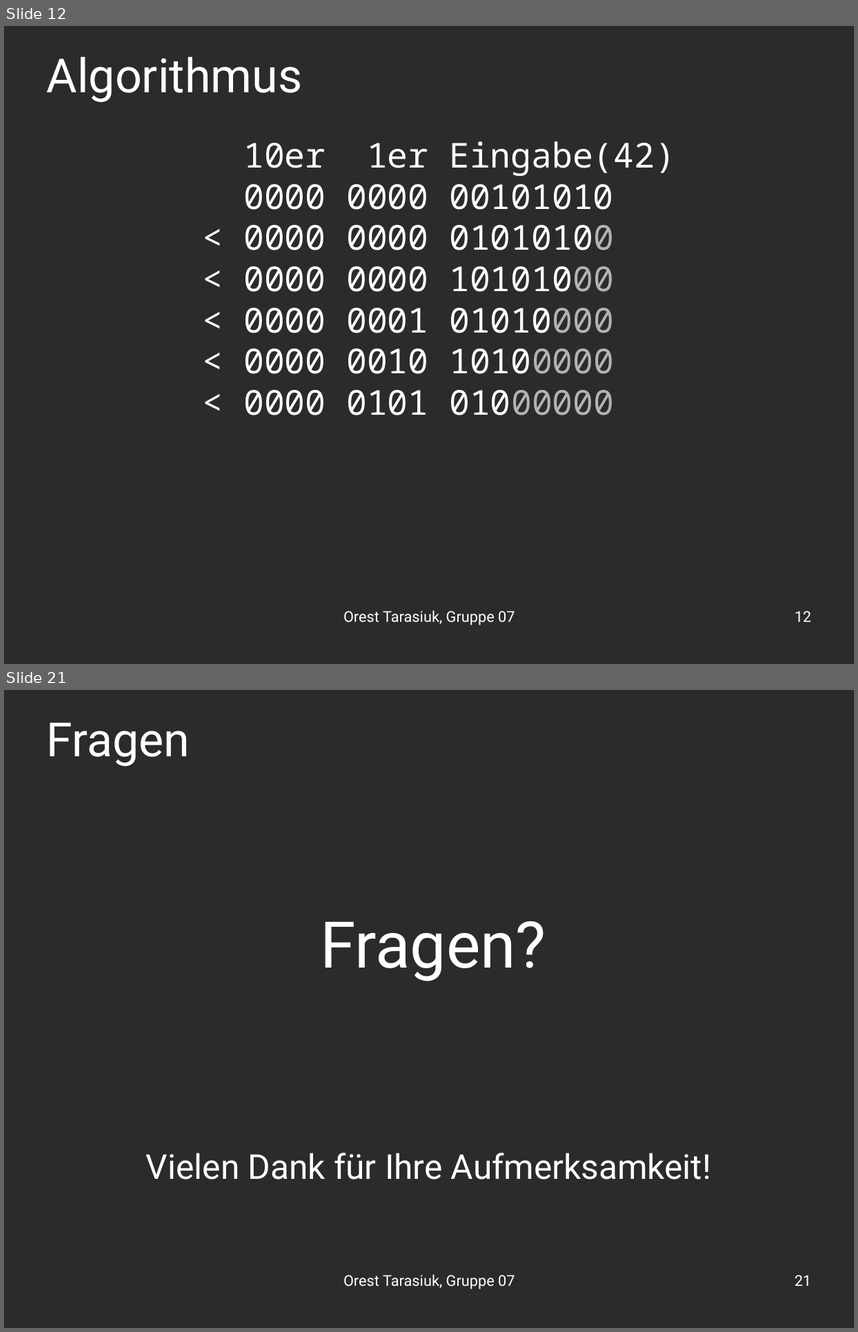
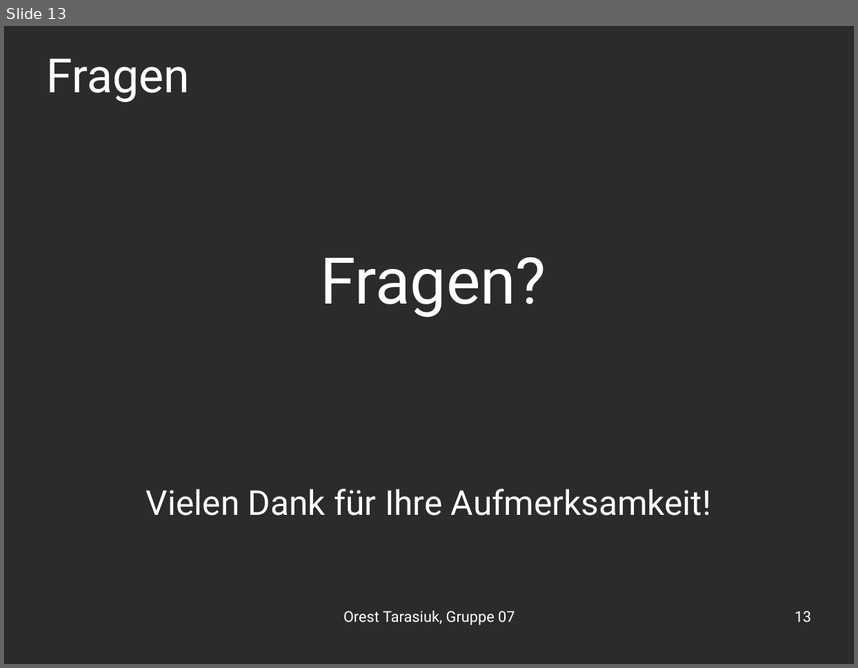
Before and after one commit to OrestTa/etip, a slide deck: Projekt2/Vortrag/vortrag2.odp. Shown one above the other, each under a label of ours: slides 12 and 21 before the commit, slide 13 after it; the slides between them are not shown. The pictures are 858x1332 and 858x668 pixels, drawn with LibreOffice and Linux fonts; fonts in the diff are those of the drawing; background and template pictures are left out; a plain dark background stands for a picture behind light text. Boxes give left, top, right and bottom in pixels: in the first picture for what was removed or moved away, otherwise in the second. Text is boxed around its words. In the diff, an @@ line names an element or a change of style, - is before the commit and + after.

```diff
--- a/Projekt2/Vortrag/vortrag2.odp
+++ b/Projekt2/Vortrag/vortrag2.odp
@@ slide 12 removed at [4,26,854,664], background picture (left out) @@
@@ title removed at [47,56,303,103] @@
-Algorithmus
@@ subtitle removed at [243,141,675,415] @@
-10er 1er Eingabe(42)
-0000 0000 00101010
-< 0000 0000 01010100
-< 0000 0000 10101000
-< 0000 0001 01010000
-< 0000 0010 10100000
-< 0000 0101 01000000
@@ text removed at [343,610,515,625] @@
-Orest Tarasiuk, Gruppe 07
@@ page number removed at [795,610,811,621] @@
-12
@@ what was slide 21 is now slide 13 @@
@@ page number at [795,610,811,622]: text changed @@
-21
+13
```
Also in this commit, not shown: 4 slides changed, 8 slides added, 15 other slides removed.
